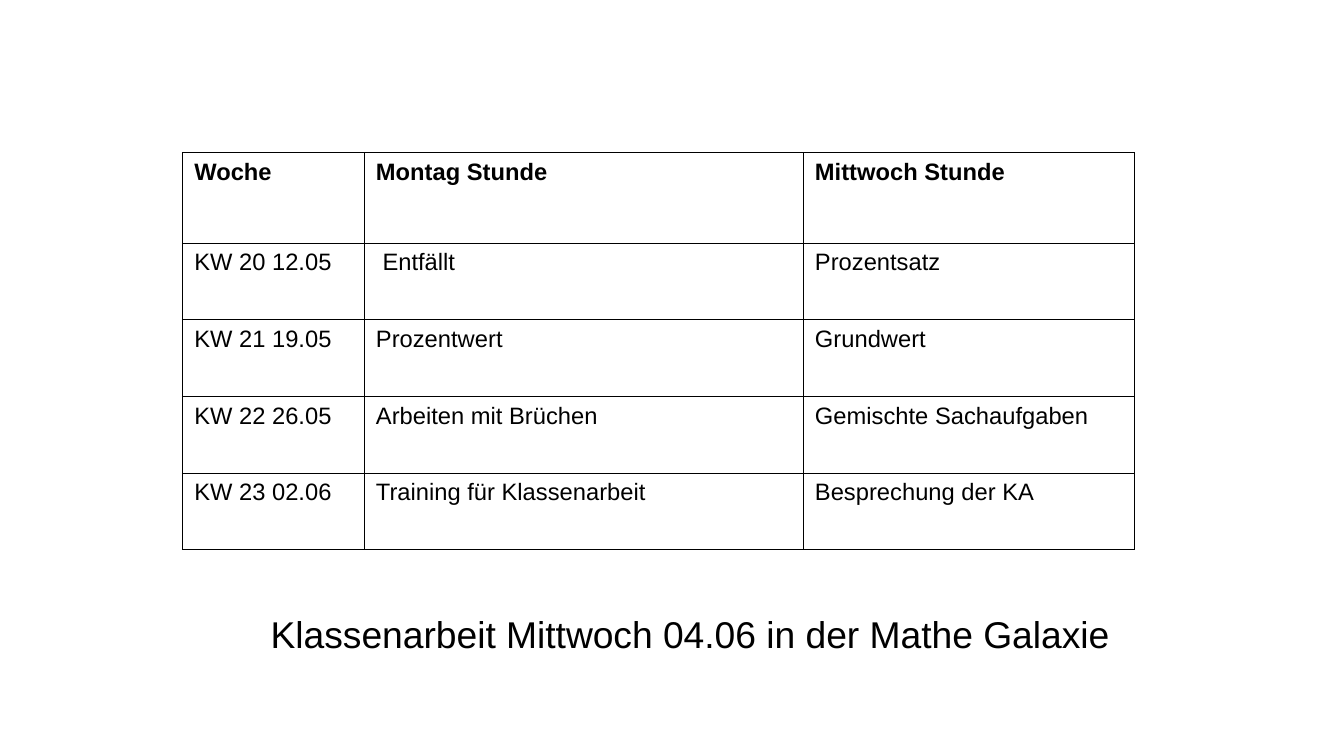
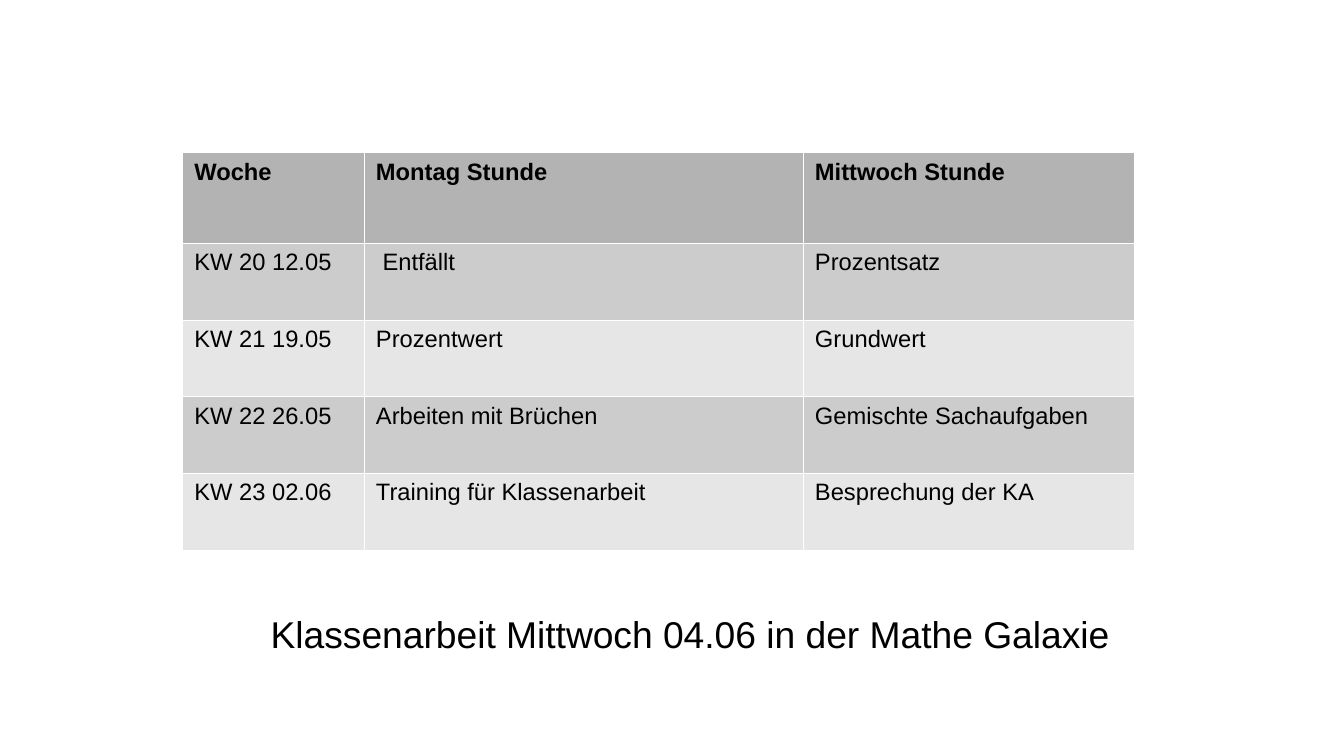
Before and after one commit to bearums/teaching, a slide deck: slide 2 of B5/Mathe/2024/B1/7er/Prozente/02/Warmup.odp. Drawn at 1344x756 pixels with LibreOffice and Linux fonts; fonts in the diff are those of the drawing. Boxes give left, top, right and bottom in pixels: in the first picture for what was removed or moved away, otherwise in the second. Text is boxed around its words. In the diff, an @@ line names an element or a change of style, - is before the commit and + after.

```diff
--- a/B5/Mathe/2024/B1/7er/Prozente/02/Warmup.odp
+++ b/B5/Mathe/2024/B1/7er/Prozente/02/Warmup.odp
@@ table at (x1=183, y1=152, x2=1135, y2=550) @@
@@ fill none to #B3B3B3 in row 1 @@
@@ fill none to #CCCCCC in 6 cells @@
@@ fill none to #E6E6E6 in 6 cells @@
@@ borders changed @@
```
Also in this commit, not shown: 7 slides added, 1 slide removed, 10 other files.
